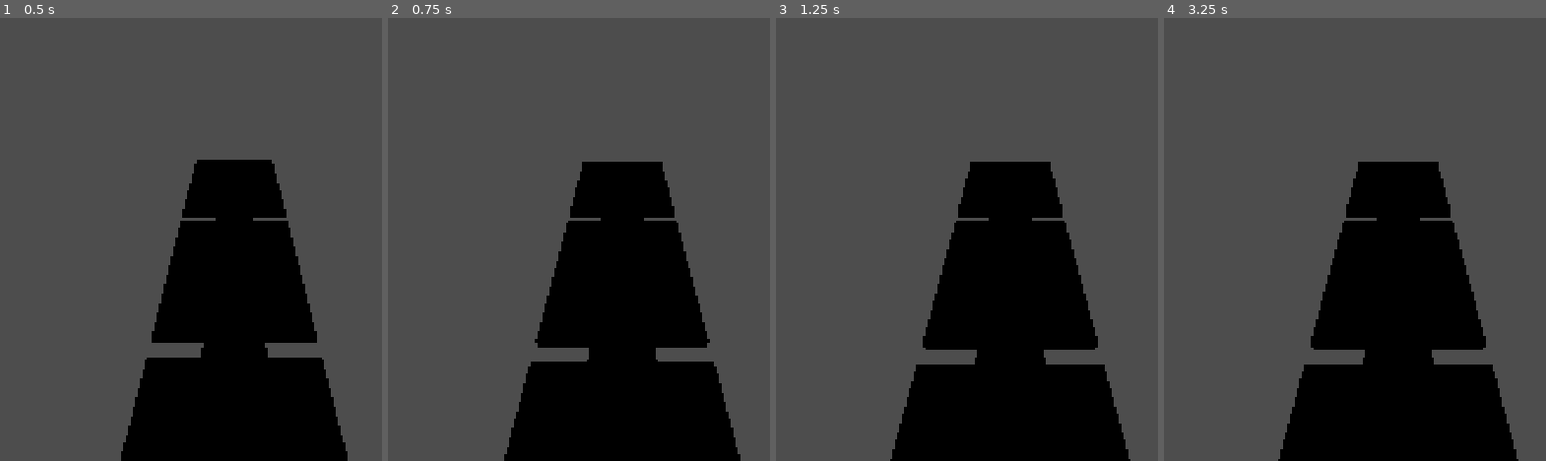
Above: before the commit, frames 1-4 (left to right).
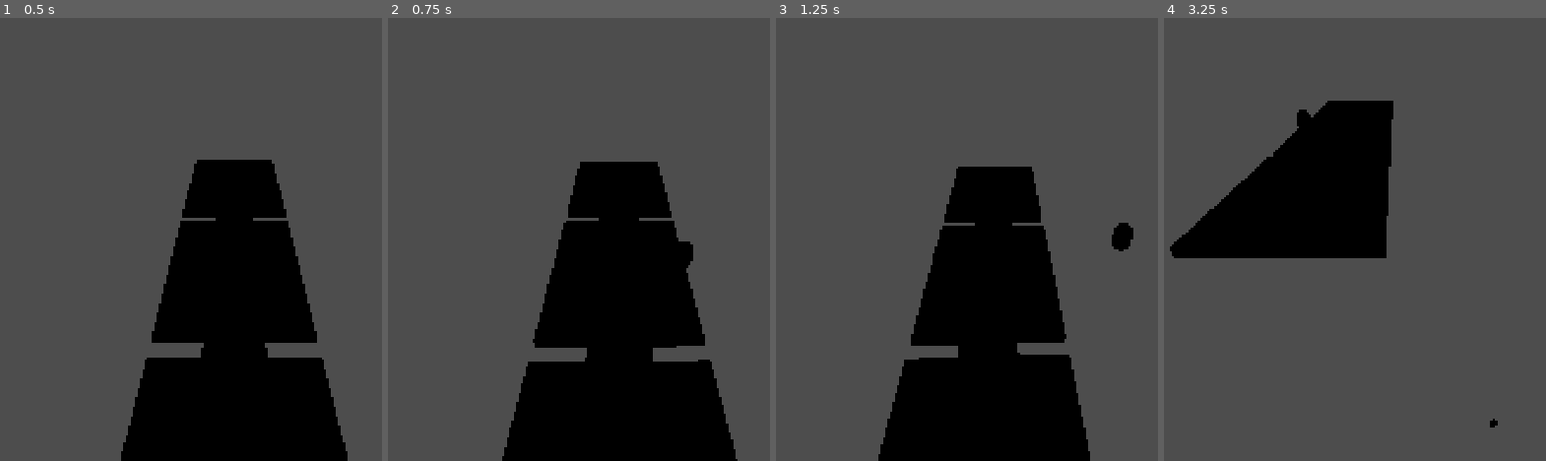
Above: after the commit, the same moments.

Repository: samgosper-commits/project-stone
Game: Godot game, scene res://stages/runaway_train/runaway_train.tscn
Two runs of this game, one before a commit and one after it. Both use one fixed random seed, a clock stepped at 60 frames per second and the inputs below.
Inputs:
- Up to frame 1 (0.5 s): no input
- Up to frame 2 (0.75 s): hold D (p1_right, bound only after the commit) from 0.53 s (still down); tap K (p1_action, bound only after the commit) at 0.6 s
- Up to frame 3 (1.25 s): keep holding D (p1_right, bound only after the commit); tap Space (p1_jump, bound only after the commit) at 0.77 s
- Up to frame 4 (3.25 s): release D (p1_right, bound only after the commit) at 1.28 s; hold S (p1_down, bound only after the commit) 1.28-2.03 s; tap J (p1_attack, bound only after the commit) at 1.35 s; tap Space (p1_jump, bound only after the commit) at 1.52, 3.02 s; hold D (p1_right, bound only after the commit) 2.03-2.78 s; tap L (p1_evade, bound only after the commit) at 2.1 s; hold W (p1_up, bound only after the commit) from 2.78 s (still down); tap I (p1_power, bound only after the commit) at 2.85 s

Frame 1 is identical in both runs. In frame 2, 1.1% of the frame differs, in the area x 29-93%, y 32-100%; in frame 3, 8.3%; in frame 4, 36%, in the area x 1-93%, y 18-100%.
Error before the commit: Parse Error: Identifier "action" not declared in the current scope. (res://scripts/prototype_input_setup.gd:17)

Commit message:
Fix input bootstrap parse error

Diff:
--- a/game/scripts/prototype_input_setup.gd
+++ b/game/scripts/prototype_input_setup.gd
@@ -1,31 +1,25 @@
 extends Node
 
 const ACTIONS := ["left","right","up","down","jump","attack","action","evade","power"]
-const BUTTONS := {
-	"jump": JOY_BUTTON_A,
-	"attack": JOY_BUTTON_X,
-	"action": JOY_BUTTON_B,
-	"evade": JOY_BUTTON_Y,
-	"power": JOY_BUTTON_RIGHT_SHOULDER
-}
+const BUTTONS := {"jump":JOY_BUTTON_A,"attack":JOY_BUTTON_X,"action":JOY_BUTTON_B,"evade":JOY_BUTTON_Y,"power":JOY_BUTTON_RIGHT_SHOULDER}
 
-func _ready() -> void:
+func _ready()->void:
 	for p in range(1,5):
 		for action in ACTIONS:
-			var name := "p%d_%s" % [p,action]
-			if not InputMap.has_action(name): InputMap.add_action(name)
-		_add_pad_bindings(p-1,name,action)
+			var action_name:="p%d_%s"%[p,action]
+			if not InputMap.has_action(action_name):InputMap.add_action(action_name)
+			_add_pad_bindings(p-1,action_name,action)
 	_add_keyboard()
 
-func _add_pad_bindings(device:int, action_name:String, action:String) -> void:
+func _add_pad_bindings(device:int,action_name:String,action:String)->void:
 	if action=="left" or action=="right":
-		var e:=InputEventJoypadMotion.new(); e.device=device; e.axis=JOY_AXIS_LEFT_X; e.axis_value=-1.0 if action=="left" else 1.0; InputMap.action_add_event(action_name,e)
+		var e:=InputEventJoypadMotion.new();e.device=device;e.axis=JOY_AXIS_LEFT_X;e.axis_value=-1.0 if action=="left" else 1.0;InputMap.action_add_event(action_name,e)
 	elif action=="up" or action=="down":
-		var e:=InputEventJoypadMotion.new(); e.device=device; e.axis=JOY_AXIS_LEFT_Y; e.axis_value=-1.0 if action=="up" else 1.0; InputMap.action_add_event(action_name,e)
+		var e:=InputEventJoypadMotion.new();e.device=device;e.axis=JOY_AXIS_LEFT_Y;e.axis_value=-1.0 if action=="up" else 1.0;InputMap.action_add_event(action_name,e)
 	elif BUTTONS.has(action):
-		var b:=InputEventJoypadButton.new(); b.device=device; b.button_index=BUTTONS[action]; InputMap.action_add_event(action_name,b)
+		var b:=InputEventJoypadButton.new();b.device=device;b.button_index=BUTTONS[action];InputMap.action_add_event(action_name,b)
 
 func _add_keyboard()->void:
 	var keys={"p1_left":KEY_A,"p1_right":KEY_D,"p1_up":KEY_W,"p1_down":KEY_S,"p1_jump":KEY_SPACE,"p1_attack":KEY_J,"p1_action":KEY_K,"p1_evade":KEY_L,"p1_power":KEY_I}
-	for name in keys:
-		var e:=InputEventKey.new(); e.physical_keycode=keys[name]; InputMap.action_add_event(name,e)
+	for action_name in keys:
+		var e:=InputEventKey.new();e.physical_keycode=keys[action_name];InputMap.action_add_event(action_name,e)
